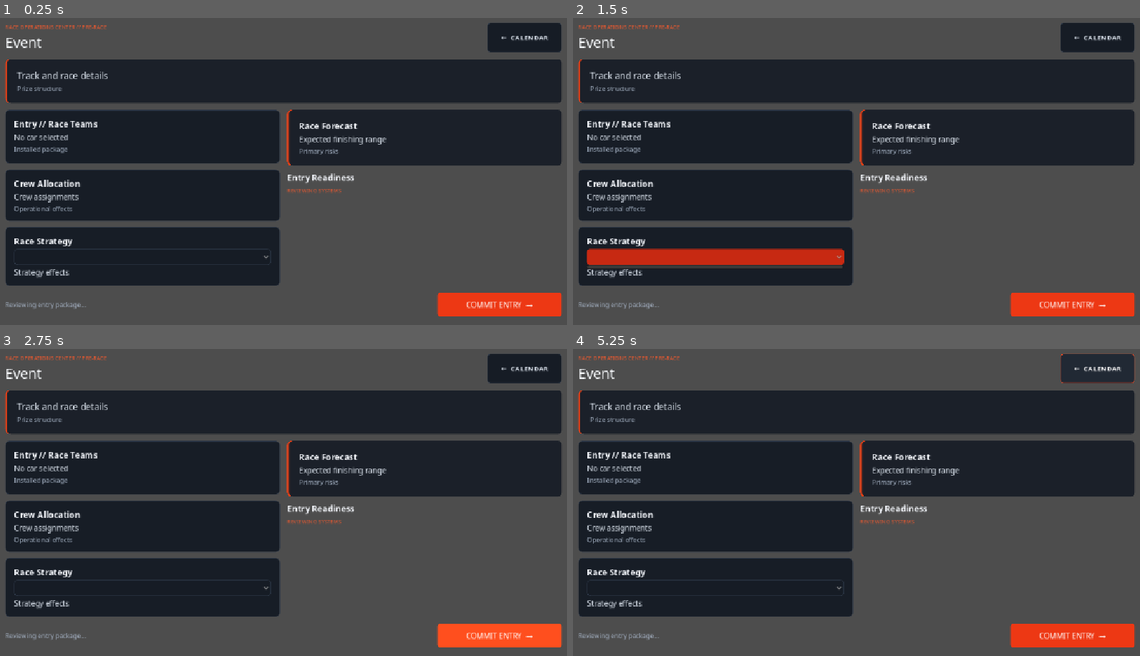
Above: before the commit, frames 1-4 (two rows, left to right).
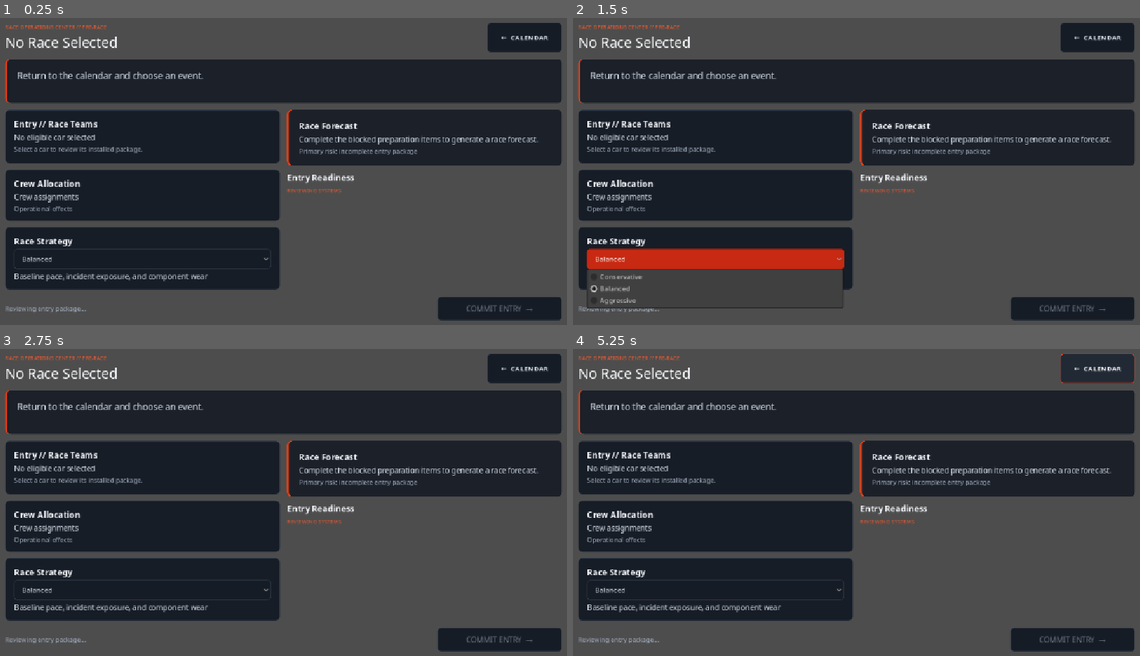
Above: after the commit, the same moments.

Repository: joeyp24/racing_manager
Game: Godot game, scene res://scenes/pages/race_entry/race_entry.tscn
The game is run twice, just before and just after one commit, with the same random seed, the same clock (stepped at 60 frames per second) and the same inputs. This scene is started directly instead of the project's main scene.
Inputs (mouse positions are in pixels of both pictures, inside the frame that each line leads up to):
- Up to frame 1 (0.25 s): no input
- Up to frame 2 (1.5 s): click "← CALENDAR" at 0.5 s; click (714, 257) at 1.25 s
- Up to frame 3 (2.75 s): click (498, 634) at 2 s, where only the run before the commit has a clickable "COMMIT ENTRY →"
- Up to frame 4 (5.25 s): click "← CALENDAR" at 2.75 s; click (714, 588) at 3.5 s; click (1071, 634) at 4.25 s, where only the run before the commit has a clickable "COMMIT ENTRY →"; click "← CALENDAR" at 5 s

The runs differ from the first frame. In frame 1, 5.4% of the frame differs, in the area x 1-100%, y 6-99%; in frame 2, 7.5%; in frame 3, 5.4%; in frame 4, 5.4%.
Error before the commit: Trying to assign value of type 'VBoxContainer' to a variable of type 'GridContainer'. (res://scenes/pages/race_entry/race_entry.gd:8)

Commit message:
Fix race entry cars container type

Diff:
--- a/scenes/pages/race_entry/race_entry.gd
+++ b/scenes/pages/race_entry/race_entry.gd
@@ -5,7 +5,7 @@
 @onready var race_name_label: Label = %race_name_label
 @onready var event_details_label: Label = %event_details_label
 @onready var prize_label: Label = %prize_label
-@onready var cars_container: GridContainer = %cars_container
+@onready var cars_container: VBoxContainer = %cars_container
 @onready var selected_car_label: Label = %selected_car_label
 @onready var parts_label: Label = %parts_label
 @onready var crew_label: Label = %crew_label
